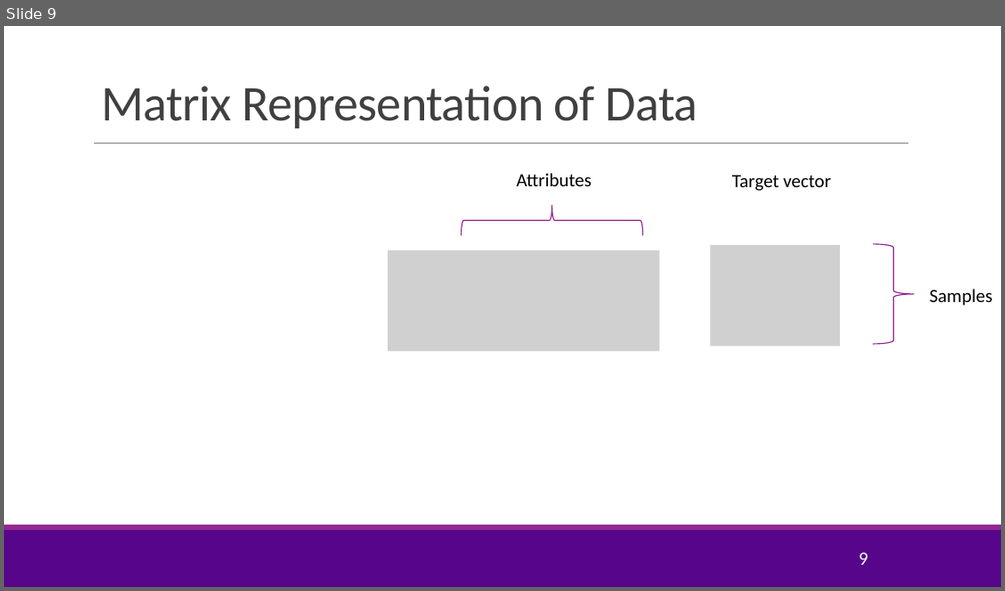
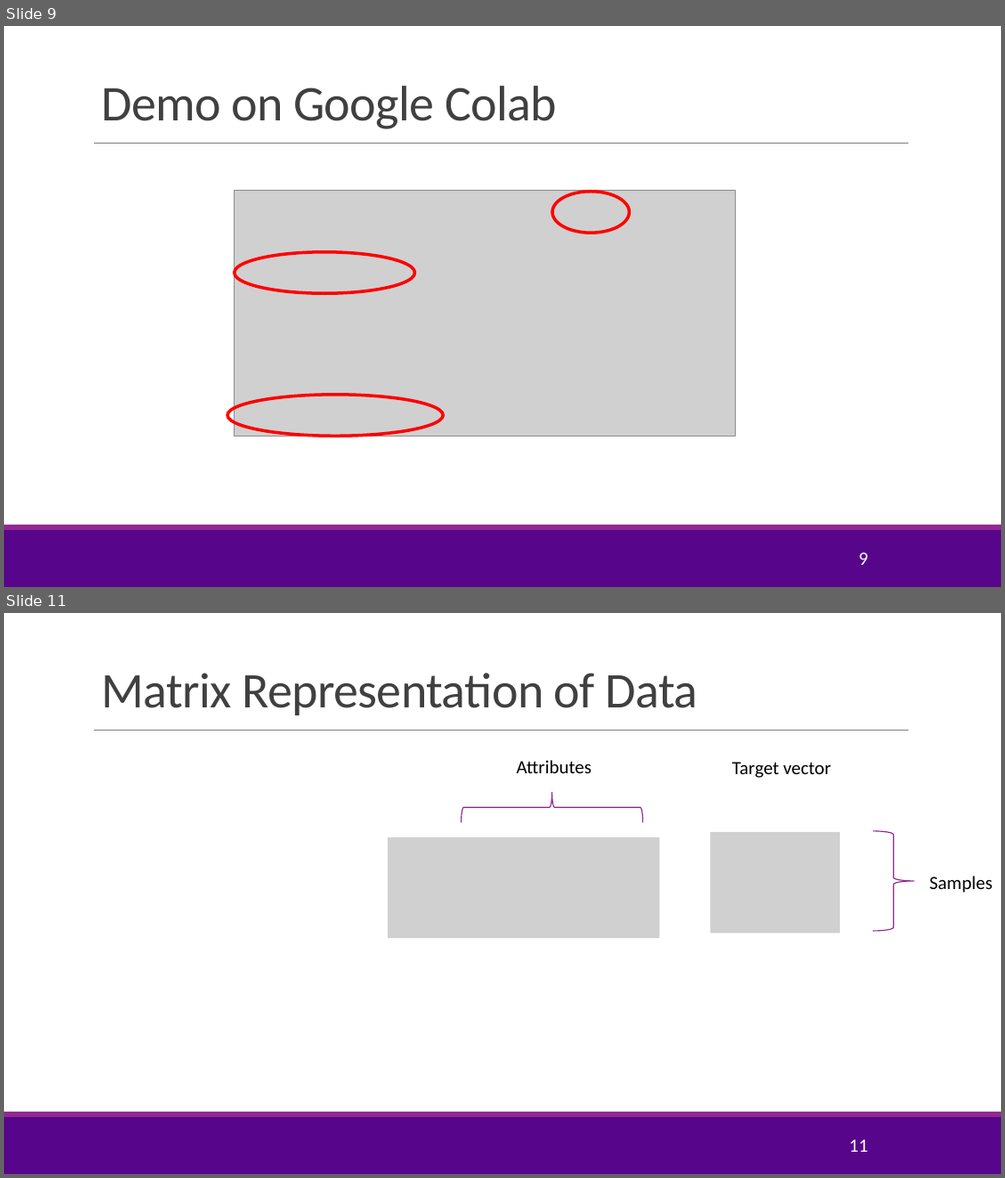
Before and after one commit to sdrangan/introml, a slide deck: lectures/Lect03_MultLinRegression.pptx. Shown one above the other, each under a label of ours: slide 9 before the commit, slides 9 and 11 after it; the slides between them are not shown. The pictures are 1005x591 and 1005x1178 pixels, drawn with LibreOffice and Linux fonts; fonts in the diff are those of the drawing; grey boxes stand for pictures; background and template pictures are left out. Boxes give left, top, right and bottom in pixels: in the first picture for what was removed or moved away, otherwise in the second. Text is boxed around its words. In the diff, an @@ line names an element or a change of style, - is before the commit and + after.

```diff
--- a/lectures/Lect03_MultLinRegression.pptx
+++ b/lectures/Lect03_MultLinRegression.pptx
@@ slide 9 added at bbox=[4, 26, 1001, 587], background #FFFFFF; not listed: 3 template elements that a slide beside it also shows @@
@@ title added at bbox=[101, 86, 557, 129], 48 pt, text #404040 @@
+Demo on Google Colab
@@ picture added at bbox=[235, 190, 736, 435] @@
@@ ellipse added at bbox=[552, 192, 629, 232], outline #FF0000 3 pt @@
@@ ellipse added at bbox=[235, 252, 414, 293], outline #FF0000 3 pt @@
@@ ellipse added at bbox=[227, 394, 443, 435], outline #FF0000 3 pt @@
@@ page number added at bbox=[858, 552, 868, 564], 18 pt, text #FFFFFF @@
+9
@@ what was slide 9 is now slide 11 @@
@@ page number at bbox=[849, 1139, 867, 1151]: text changed @@
-9
+11
```
Also in this commit, not shown: 7 slides changed, 8 other slides added, 3 other files.
